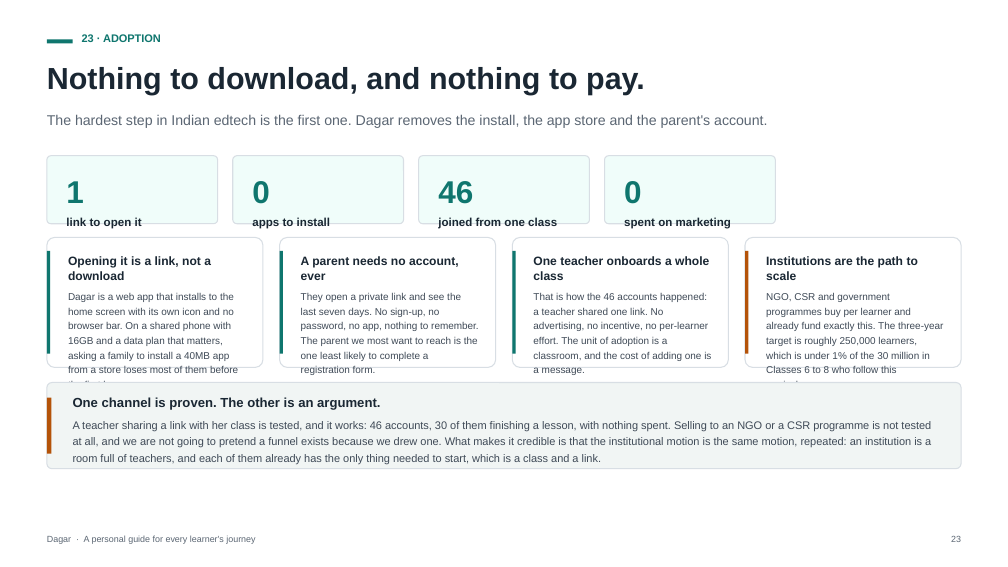
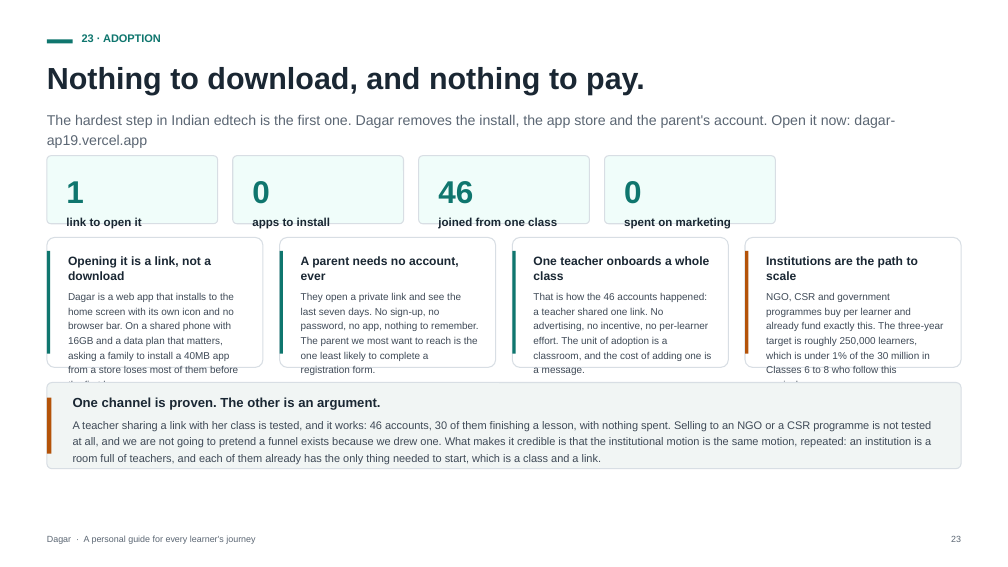
Before and after one commit to ap9650/dagar, a slide deck: slide 23 of docs/deck/Dagar-Pitch-Deck.pptx. Drawn at 1008x567 pixels with LibreOffice and Linux fonts; fonts in the diff are those of the drawing. Boxes give left, top, right and bottom in pixels: in the first picture for what was removed or moved away, otherwise in the second. Text is boxed around its words. In the diff, an @@ line names an element or a change of style, - is before the commit and + after.

```diff
--- a/docs/deck/Dagar-Pitch-Deck.pptx
+++ b/docs/deck/Dagar-Pitch-Deck.pptx
@@ text at <box>47,114,895,148</box>: text changed @@
-The hardest step in Indian edtech is the first one. Dagar removes the install, the app store and the parent's account.
+The hardest step in Indian edtech is the first one. Dagar removes the install, the app store and the parent's account. Open it now: dagar-ap19.vercel.app
```
Also in this commit, not shown: 2 other slides changed, 1 slide added, 2 other files.
